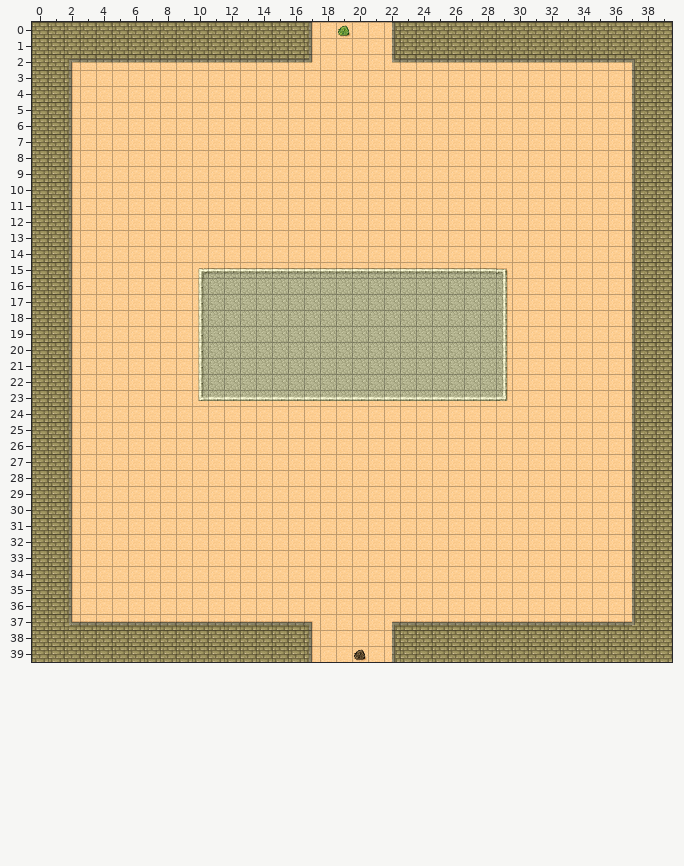
Tiled map: assets/maps/desert.tmx. This is how it looked before the edit.
Cells are 32x32 px. Shown: x 0..39, y 0..39.
After the commit:
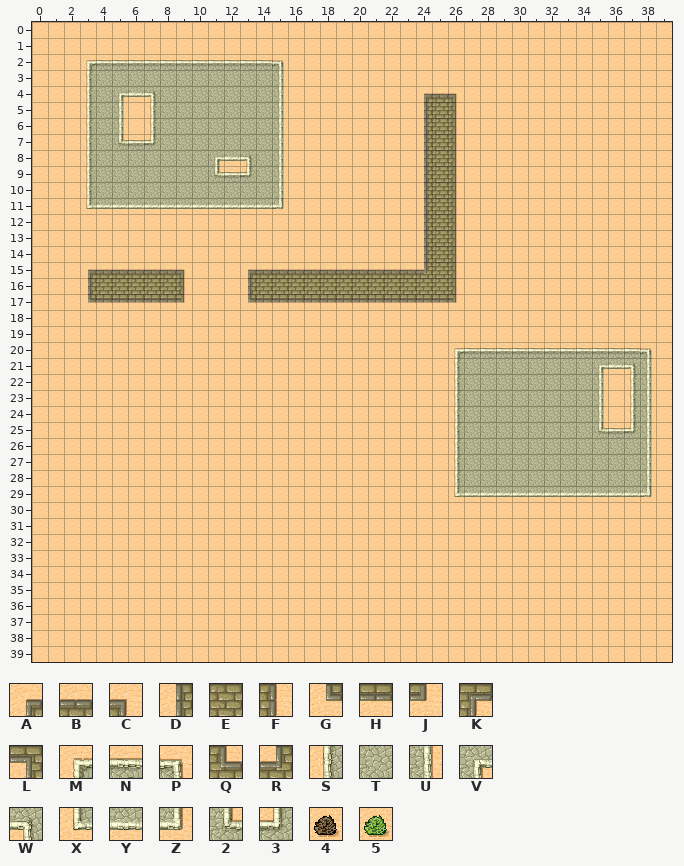
Key: from "Desert": A 0, B 1, C 2, D 8, E 9, F 10, G 16, H 17, J 18, K 19, L 20, M 24, N 25, P 26, Q 27, R 28, S 32, T 33, U 34, V 35, W 36, X 40, Y 41, Z 42, 2 43, 3 44, 4 46, 5 47.
_ is an empty cell.
Objects are placed by their top-left corner, in cells (3,4 is the top-left corner of cell 3,4); size is 1x1 cell unless given.
Tiles replaced or removed in this view: A, B, C, D, E, F, G, H, J, K, L, M, N, P, Q, R, S, T, U, X, Y, Z.
Edits made:
Changed rows in their new state; . is an unchanged cell.
Layer "ground":
first column x 0:
 0 __________________....__________________
 1 __________________....__________________
 2 ___MNNNNNNNNNNNP__....__________________
 3 ___STTTTTTTTTTTU.....................___
 4 ___STVYWTTTTTTTU........ABC..........___
 5 ___STU.STTTTTTTU........DEF..........___
 6 ___STU.STTTTTTTU........DEF..........___
 7 ___ST2N3TTTTTTTU........DEF..........___
 8 ___STTTTTTTVYWTU........DEF..........___
 9 ___STTTTTTT2N3TU........DEF..........___
10 ___STTTTTTTTTTTU........DEF..........___
11 ___XYYYYYYYYYYYZ........DEF..........___
12 ___.....................DEF..........___
13 ___.....................DEF..........___
14 ___.....................DEF..........___
15 ___ABBBBBC___ABBBBBBBBBBREF___.......___
16 ___DEEEEEF___DEEEEEEEEEEEEF___.......___
17 ___GHHHHHJ___GHHHHHHHHHHHHJ___.......___
18 ___.......____________________.......___
19 ___.......____________________.......___
20 ___.......________________MNNNNNNNNNNNP_
21 ___.......________________S..TTTTTTVYWU_
22 ___.......________________S..TTTTTTU.SU_
23 ___.......________________STTTTTTTTU.SU_
24 ___.......................STTTTTTTTU.SU_
25 ___.......................STTTTTTTT2N3U_
26 ___.......................STTTTTTTTTTTU_
27 ___.......................STTTTTTTTTTTU_
28 ___.......................STTTTTTTTTTTU_
29 ___.......................XYYYYYYYYYYYZ_
30 ___..................................___
31 ___..................................___
32 ___..................................___
33 ___..................................___
34 ___..................................___
35 ___..................................___
36 ___..................................___
37 __________________....__________________
38 __________________....__________________
39 __________________....__________________
Layer "points" (removed):
removed: 5 "spawnPoint" at 19,0
removed: 4 "exitPoint" at 20,39
Changed places in both pictures, as pixel boxes (x1, y1, x2, y2):
changed: (32, 22, 672, 662)
